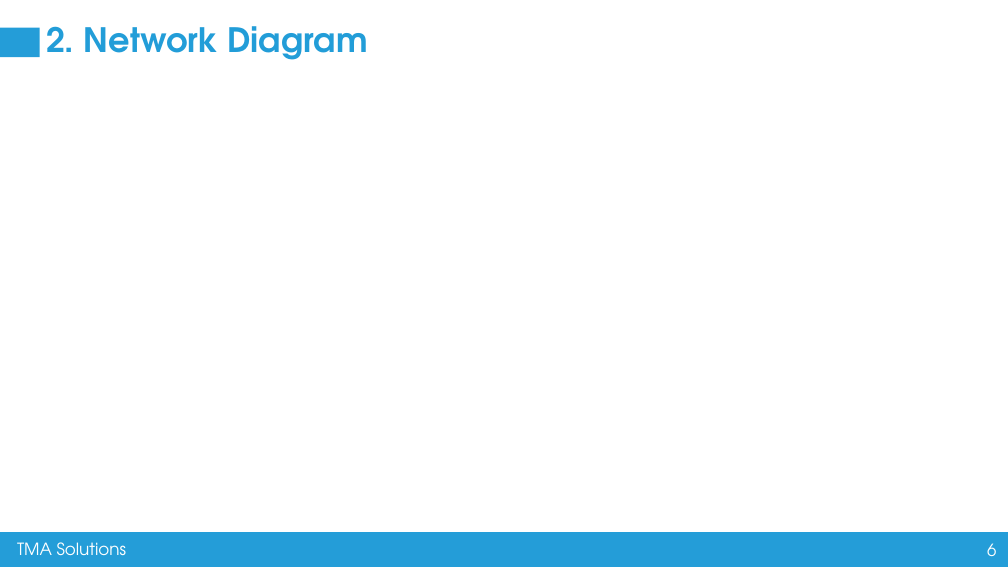
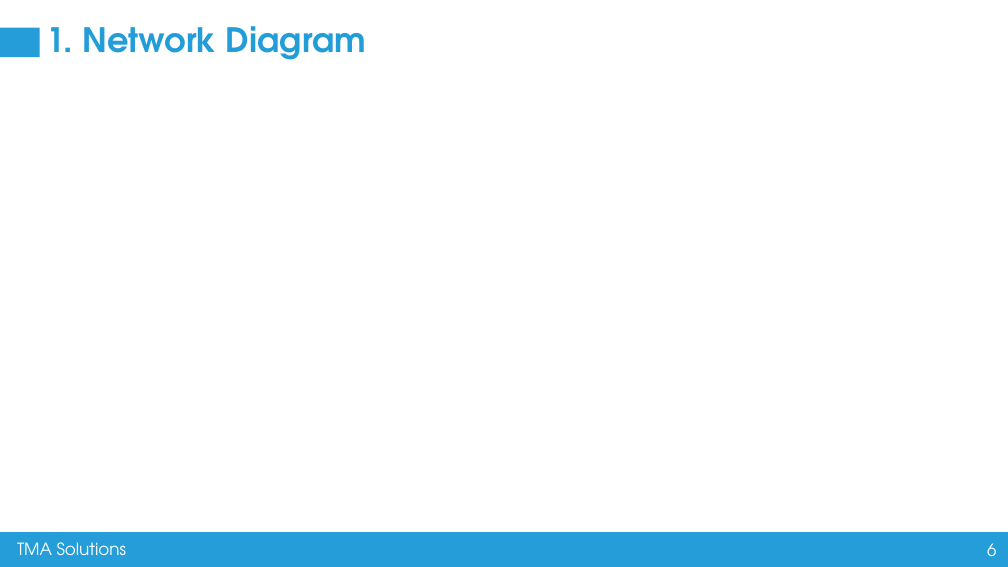
Before and after one commit to nguyenvanhuy0612/flutter_training, a slide deck: slide 6 of Containerization and Microservices Testing.pptx. Drawn at 1008x567 pixels with LibreOffice and Linux fonts; fonts in the diff are those of the drawing; background and template pictures are left out. Boxes give left, top, right and bottom in pixels: in the first picture for what was removed or moved away, otherwise in the second. Text is boxed around its words. In the diff, an @@ line names an element or a change of style, - is before the commit and + after.

```diff
--- a/Containerization and Microservices Testing.pptx
+++ b/Containerization and Microservices Testing.pptx
@@ title at bbox=[46, 26, 366, 60]: text changed @@
-2. Network Diagram
+1. Network Diagram
```
Also in this commit, not shown: 4 other slides changed, 9 slides added, 13 slides removed.
